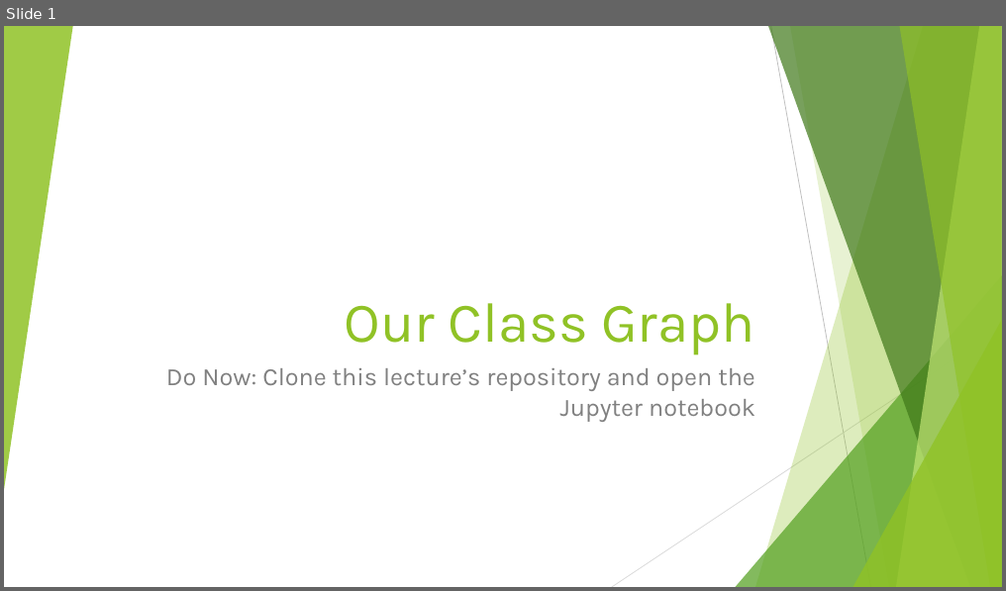
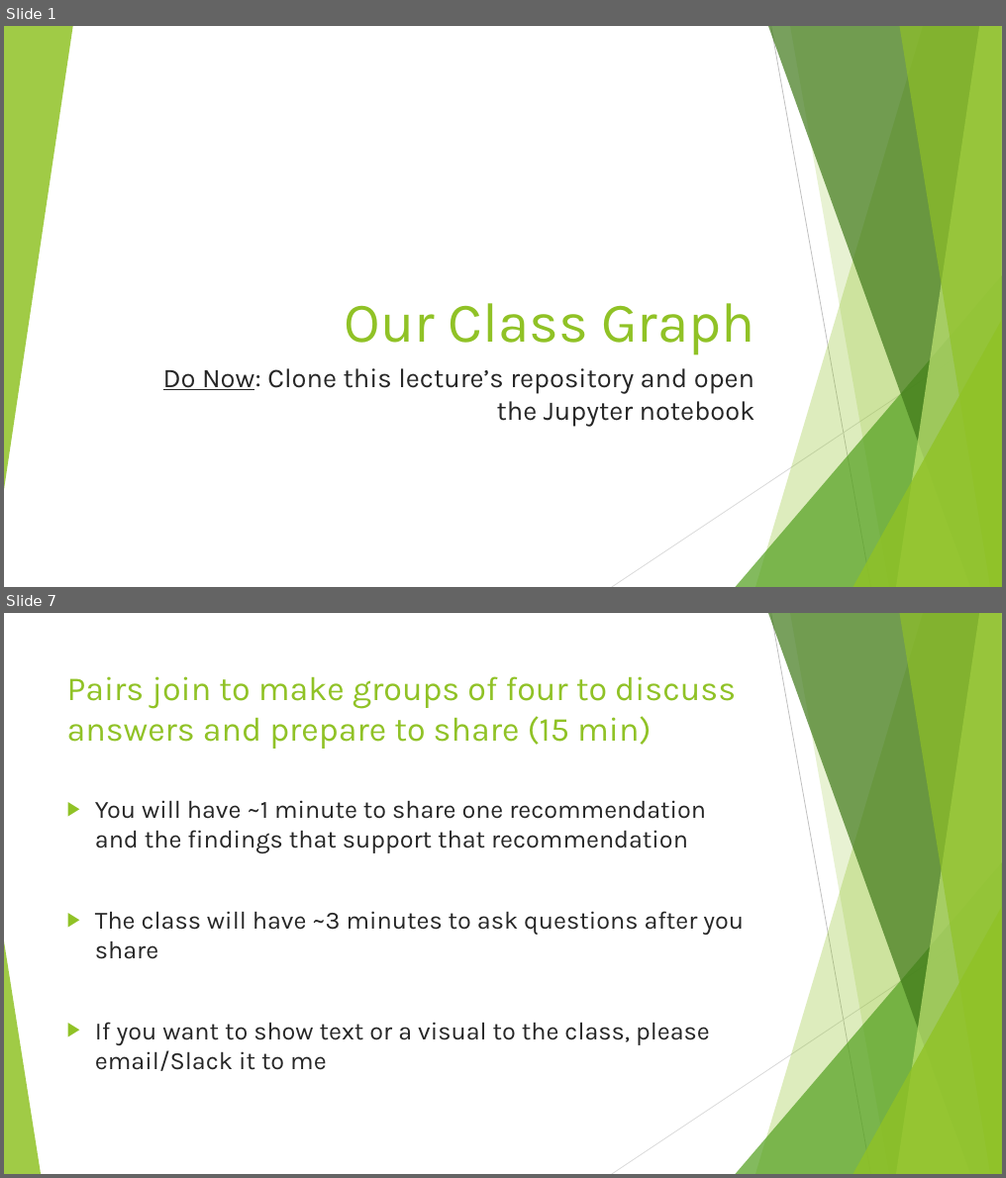
Before and after one commit to DavidBraslow/Our-Class-Graph, a slide deck: Our Class Graph Slides.pptx. Shown one above the other, each under a label of ours: slide 1 before the commit, slides 1 and 7 after it; the slides between them are not shown. The pictures are 1006x591 and 1006x1178 pixels, drawn with LibreOffice and Linux fonts; fonts in the diff are those of the drawing. Boxes give left, top, right and bottom in pixels: in the first picture for what was removed or moved away, otherwise in the second. Text is boxed around its words. In the diff, an @@ line names an element or a change of style, - is before the commit and + after.

```diff
--- a/Our Class Graph Slides.pptx
+++ b/Our Class Graph Slides.pptx
@@ slide 7 added at bbox=[4, 613, 1002, 1174], background #FFFFFF; not listed: 9 template elements that a slide beside it also shows @@
@@ title added at bbox=[67, 676, 736, 749], 32.4 pt, text #90C226 @@
+Pairs join to make groups of four to discuss answers and prepare to share (15 min)
@@ text added at bbox=[95, 800, 744, 1071], 24 pt, text #262626 @@
+▶ You will have ~1 minute to share one recommendation and the findings that support that recommendation
+▶ The class will have ~3 minutes to ask questions after you share
+▶ If you want to show text or a visual to the class, please email/Slack it to me
@@ triangle added at bbox=[4, 942, 41, 1174], fill #90C226 at 85% opacity @@
@@ slide 1 changed as well @@
@@ subtitle "Do Now: Clone this lecture’s ..." at bbox=[163, 369, 755, 427]: size 24 to 26 pt, text colour #808080 to #262626; underline on in "Do Now:" @@
```
Also in this commit, not shown: 7 other slides added, 2 other files.
